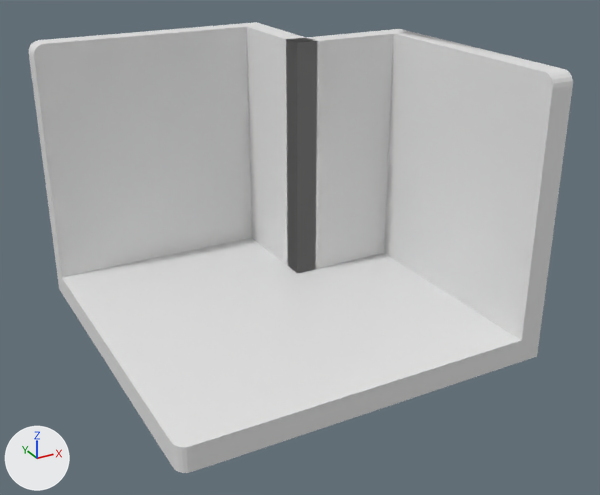
The FBX model Cheery Pick/Assets/Ressources/Rooms/Room8/Room-8.fbx, before and after one commit.
The view is the same before and after, from a 50 mm camera at (-3.18, -6.06, 2.47) aimed at (-0.05, -0.37, -0.38). Every picture has the same lights, and +X, +Y and +Z are marked at lower left. Vertices at the same position are counted once.

Names of what the first picture shows: 'Floor', 'Layout'.
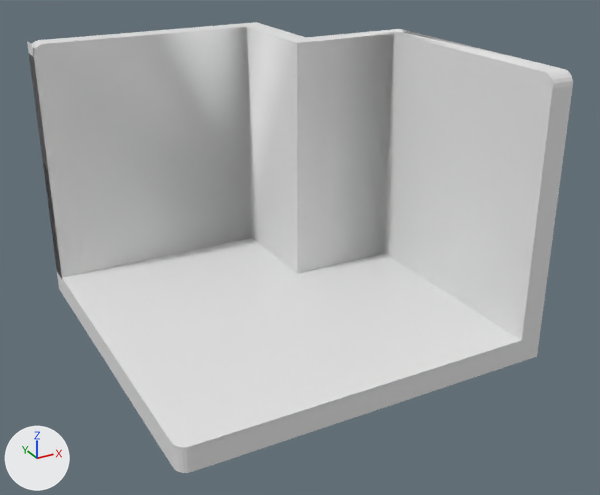
Where the newer file only moved an object's origin or applied its transform, the numbers keep the older frame.

Changed parts and their boxes [x1, y1, x2, y2] in the pictures (600 x 495 px):
part 1 of me_cube, cut back: before [62, 25, 521, 471]; after [27, 25, 521, 471]

What the commit changed:
me_cube is used by ob_layout; location (0.0, 0.0, 0.0).
me_cube had 89 vertices, 70 faces and spanned x -1.73..1.47, y -1.73..1.47, z -1.17..1.22.
me_cube now has 79 vertices, 59 faces and spans x -1.73..1.47, y -1.73..1.47, z -1.17..1.22.
Part 1, on me_cube:
15 vertices are removed from x -1.73..1.27, y -1.73..1.27, z -1.17..1.22.
22 faces are deleted.
5 vertices are added at (0.47, 0.47, -1.17), (0.47, 0.47, -0.98), (0.47, 0.47, 1.22), (-1.73, 1.27, 1.22), (-1.73, 1.47, 1.22).
11 new faces join them.
